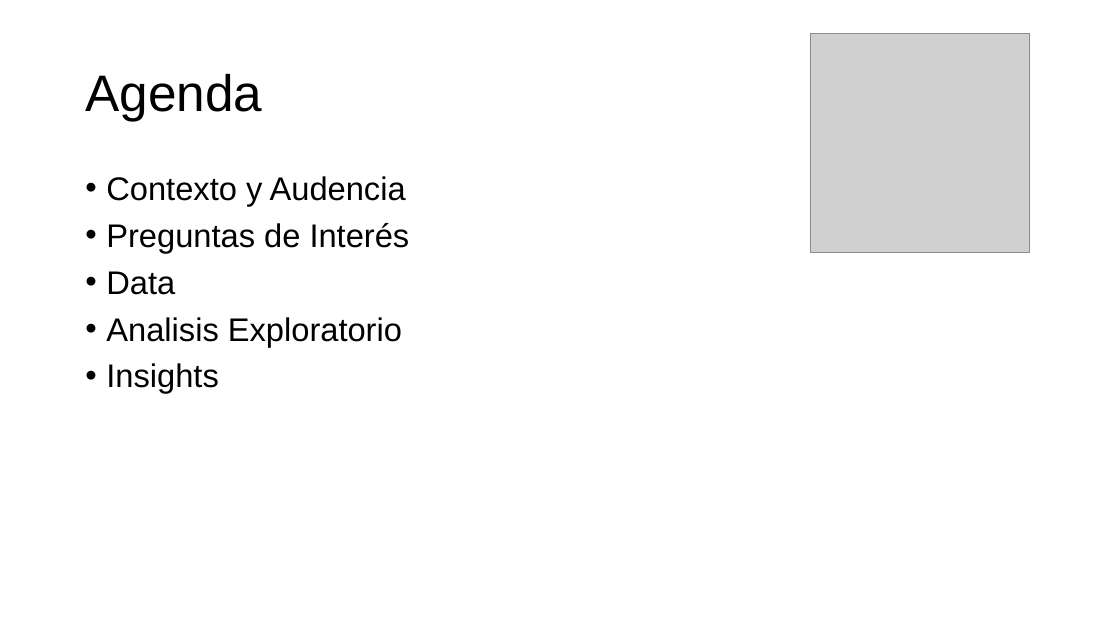
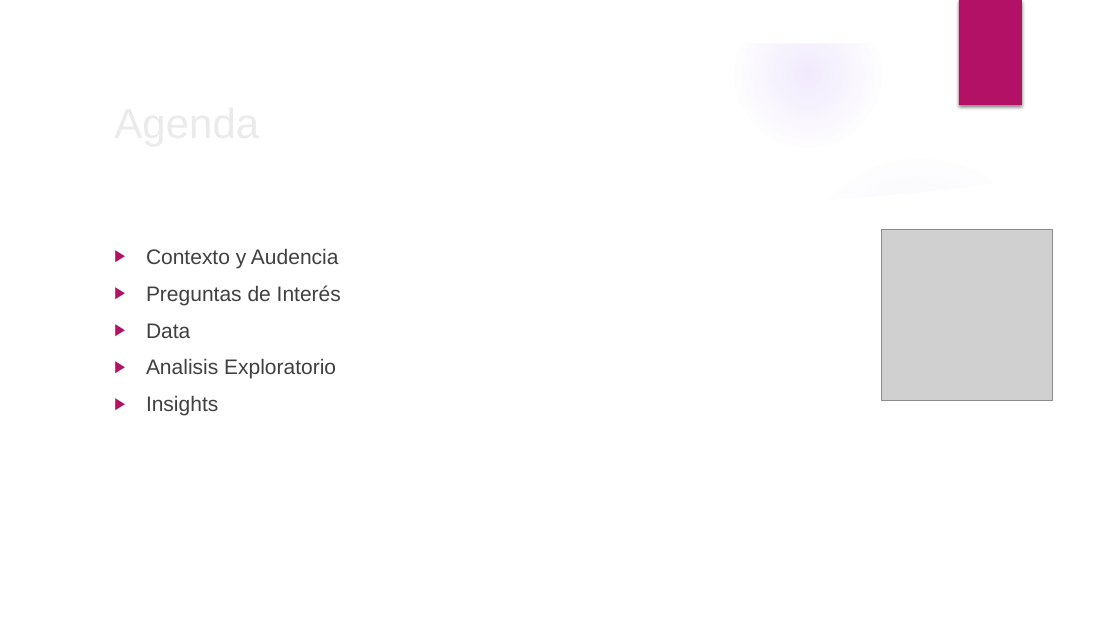
Before and after one commit to pdelucchi/PlayStore_Analysis, a slide deck: slide 2 of Google Play Appstore Forecasting.pptx. Drawn at 1120x630 pixels with LibreOffice and Linux fonts; fonts in the diff are those of the drawing; grey boxes stand for pictures; background and template pictures are left out. Boxes give left, top, right and bottom in pixels: in the first picture for what was removed or moved away, otherwise in the second. Text is boxed around its words. In the diff, an @@ line names an element or a change of style, - is before the commit and + after.

```diff
--- a/Google Play Appstore Forecasting.pptx
+++ b/Google Play Appstore Forecasting.pptx
@@ group added at [0,0,1120,630]: 4 ellipses, 3 freeform shapes @@
@@ rectangle added at [959,0,1022,105], fill #B31166 @@
@@ title "Agenda": place and size @@
-title "Agenda" at [85,73,262,121]
+title "Agenda" at [106,89,911,154]
@@ title "Agenda" at [106,89,911,154]: size 44 to 36 pt, text colour #000000 to #EBEBEB; line spacing 0.9 to 1 @@
@@ text "Contexto y Audencia": place and size @@
-text "Contexto y Audencia" at [106,176,410,393]
+text "Contexto y Audencia" at [146,248,341,416]
@@ text "Contexto y Audencia" at [146,248,341,416]: size 28 to 18 pt, text colour #000000 to #404040; bullet • to ▶; line spacing 0.9 to 1 @@
@@ picture: place and size @@
-picture at [811,34,1030,253]
+picture at [881,229,1053,401]
```
Also in this commit, not shown: 13 other slides changed, 6 slides added, 1 other file.
